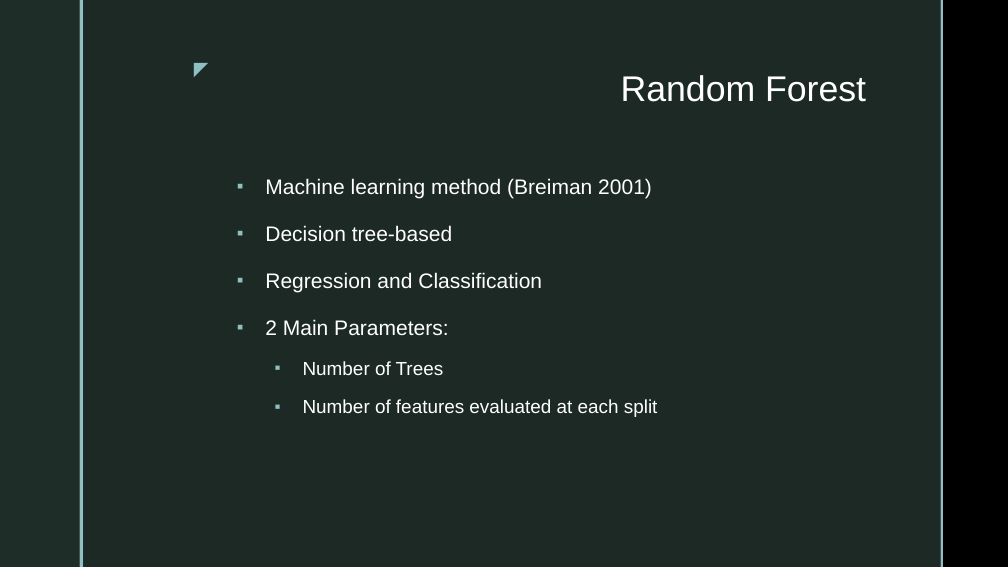
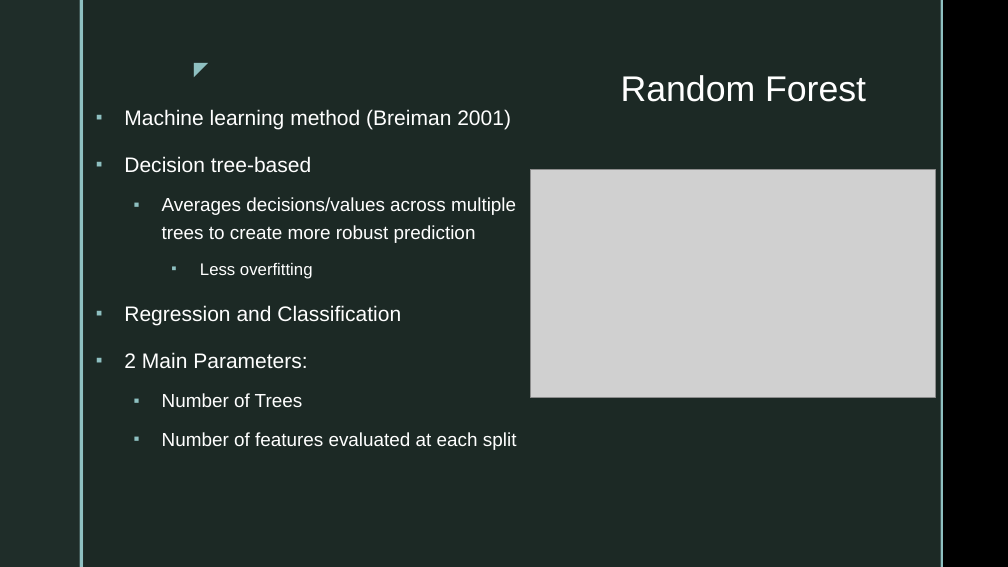
Before and after one commit to gshelor/GEOG607, a slide deck: slide 5 of Project/GEOG607FinalPresentation.pptx. Drawn at 1008x567 pixels with LibreOffice and Linux fonts; fonts in the diff are those of the drawing; grey boxes stand for pictures; background and template pictures are left out. Boxes give left, top, right and bottom in pixels: in the first picture for what was removed or moved away, otherwise in the second. Text is boxed around its words. In the diff, an @@ line names an element or a change of style, - is before the commit and + after.

Commit message:
finished fall 2024 final class project

```diff
--- a/Project/GEOG607FinalPresentation.pptx
+++ b/Project/GEOG607FinalPresentation.pptx
@@ text "Machine learning method (Breiman 2001)": place and size @@
-text "Machine learning method (Breiman 2001)" at (265, 178, 658, 417)
+text "Machine learning method (Breiman 2001)" at (124, 109, 517, 450)
@@ picture added at (531, 169, 936, 397) @@
@@ text at (162, 197, 516, 279): paragraphs added @@
+  ▪ Averages decisions/values across multiple trees to create more robust prediction
+    ▪ Less overfitting
```
Also in this commit, not shown: 2 other slides changed, 1 slide removed, 3 other files.
